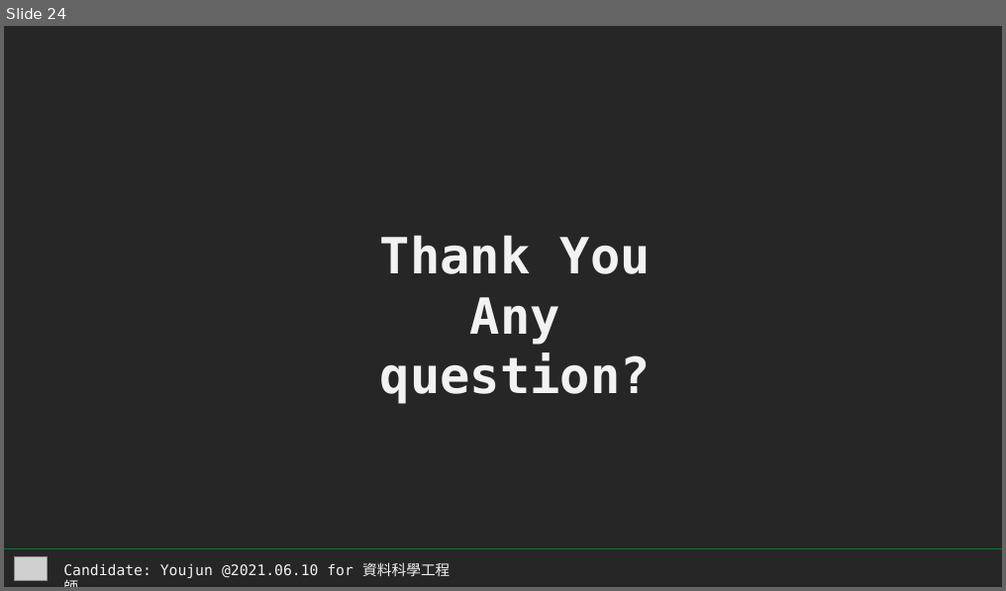
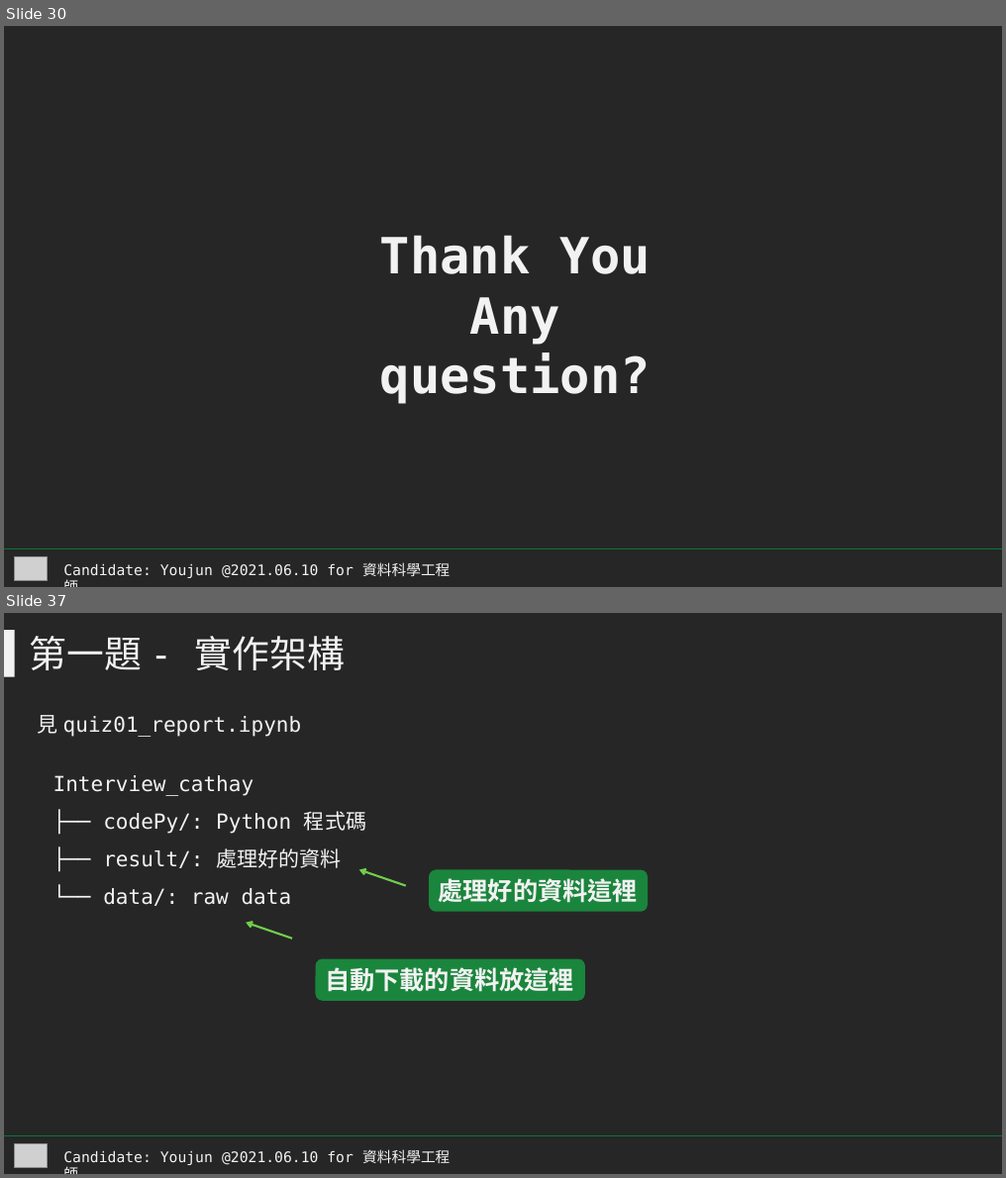
Before and after one commit to littlefish0331/cathay_intervie_591, a slide deck: report_youjun.pptx. Shown one above the other, each under a label of ours: slide 24 before the commit, slides 30 and 37 after it; the slides between them are not shown. The pictures are 1006x591 and 1006x1178 pixels, drawn with LibreOffice and Linux fonts; fonts in the diff are those of the drawing; grey boxes stand for pictures. Boxes give left, top, right and bottom in pixels: in the first picture for what was removed or moved away, otherwise in the second. Text is boxed around its words. In the diff, an @@ line names an element or a change of style, - is before the commit and + after.

```diff
--- a/report_youjun.pptx
+++ b/report_youjun.pptx
@@ slide 37 added at box(4, 613, 1002, 1174), background #262626 @@
@@ rectangle added at box(4, 630, 15, 677), fill #F2F2F2 @@
@@ text added at box(30, 636, 345, 670), 36 pt, text #F2F2F2 @@
+第一題 - 實作架構
@@ text added at box(38, 715, 302, 737), 20 pt, text #F2F2F2 @@
+見 quiz01_report.ipynb
@@ text added at box(54, 775, 366, 906), 20 pt, text #F2F2F2 @@
+Interview_cathay
+├── codePy/: Python 程式碼
+├── result/: 處理好的資料
+└── data/: raw data
@@ arrow added from (406, 886) to (359, 869), #70CE4C 2 pt @@
@@ rounded rectangle added at box(430, 869, 648, 912), fill #1A853C, 24 pt, text #F2F2F2, bold @@
+處理好的資料這裡
@@ arrow added from (292, 939) to (246, 923), #70CE4C 2 pt @@
@@ rounded rectangle added at box(316, 959, 585, 1001), fill #1A853C, 24 pt, text #F2F2F2, bold @@
+自動下載的資料放這裡
@@ line added from (4, 1137) to (1002, 1137), #087639 0.5 pt @@
@@ picture added at box(14, 1145, 47, 1167) @@
@@ text added at box(63, 1150, 450, 1165), 14 pt, text #F2F2F2 @@
+Candidate: Youjun @2021.06.10 for 資料科學工程師
@@ what was slide 24 is now slide 30 @@
```
Also in this commit, not shown: 30 other slides added, 3 slides removed, 14 other files.
